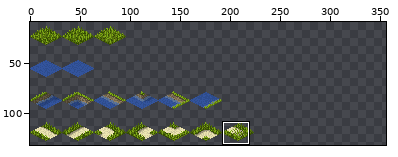
A sprite sheet gets an edit: img/pixel-tiles.png. The picture above shows the old version from afar; the outline marks the close-up.
Close-up. The starting point:
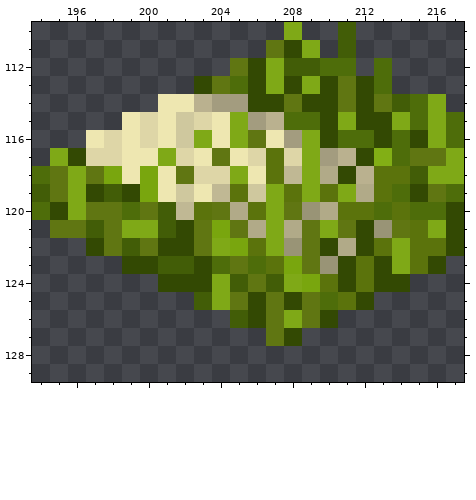
The file is 256x256 pixels. Pixels under 10% opacity are left out. Colours within 5 levels of each other are drawn and written as one. Shown: x 194..217, y 110..129. The old version is drawn lined up with the new one, on the new canvas. The wide view leaves out empty margins. The commit also changed other parts of the picture, which this record leaves out.
And afterwards:
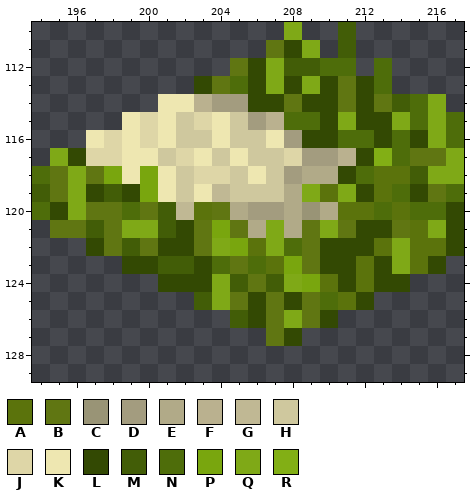
Palette (. is transparent): A #5b730c  B #607612  C #999476  D #a39c7f  E #b1aa88  F #bab18f  G #c0b894  H #cfc89e  J #ded6a7  K #eee7b1  L #334903  M #425d07  N #4e6d0a  P #79a60e  Q #7fa917  R #82af15
Change:
canvas 256x256 -> 512x512
y 115: x 205 Q -> H
y 116: x 203 Q -> H; x 205..206 QB -> HH; x 209 Q -> L
y 117: x 201 Q -> H; x 204 B -> H; x 206..207 JA -> HH; x 209 Q -> D
y 118: x 202 B -> H; x 205 Q -> H; x 207..209 AGQ -> HDE; x 212 F -> N
y 119: x 205 A -> H; x 207..208 QA -> HE; x 212 E -> L
y 120: x 206..208 AQB -> DDE
y 121: x 213 C -> L
y 122: x 208 C -> N; x 211 E -> L
y 123: x 210 C -> L
Where, in picture pixels (left, top, right, bottom), the same in both close-ups:
changed: (158, 112, 392, 274)
